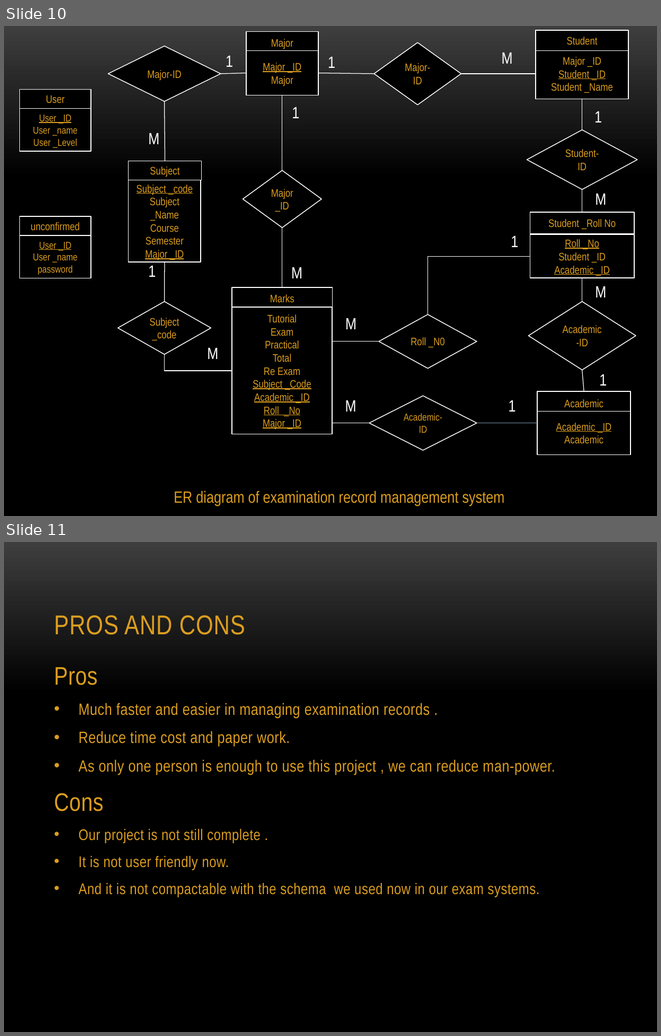
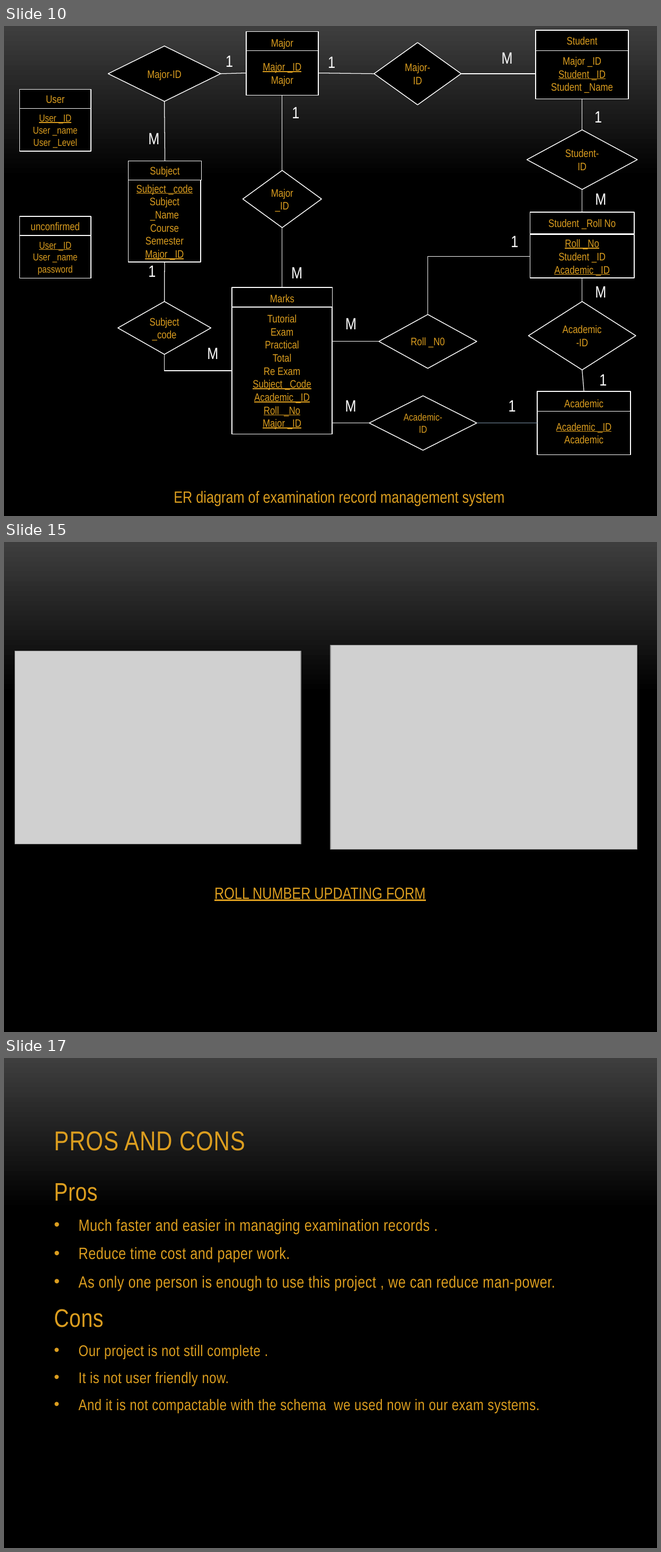
Before and after one commit to team7mit/ExamRecordQQ, a slide deck: Examination Record Management System.pptx. Shown one above the other, each under a label of ours: slides 10 and 11 before the commit, slides 10, 15 and 17 after it; the slides between them are not shown. The pictures are 661x1036 and 661x1552 pixels, drawn with LibreOffice and Linux fonts; fonts in the diff are those of the drawing; grey boxes stand for pictures; background and template pictures are left out. Boxes give left, top, right and bottom in pixels: in the first picture for what was removed or moved away, otherwise in the second. Text is boxed around its words. In the diff, an @@ line names an element or a change of style, - is before the commit and + after.

```diff
--- a/Examination Record Management System.pptx
+++ b/Examination Record Management System.pptx
@@ slide 15 added at [4, 542, 657, 1032], background picture (left out) @@
@@ picture added at [15, 651, 301, 844] @@
@@ picture added at [330, 645, 637, 849] @@
@@ text added at [214, 887, 425, 901], 18 pt, text #DC9E1F, underline @@
+ROLL NUMBER UPDATING FORM
@@ what was slide 11 is now slide 17 @@
```
Also in this commit, not shown: 5 other slides added.
